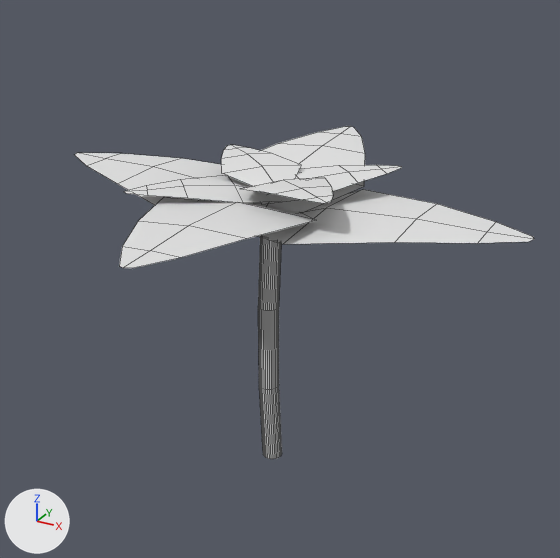
The FBX model Models/Plants/Stage3Indica.fbx: old version first, new version second.
One viewpoint serves both versions: a 50 mm lens placed at (0.134, -0.238, 0.202), pointed at (0.002, 0.001, 0.083). Lighting does not change. The marker at lower left points along +X, +Y and +Z. The older version comes first. Mesh edges are drawn as thin lines. Materials are left out; every surface is plain grey.

The first picture shows 'Stage3Indica'.
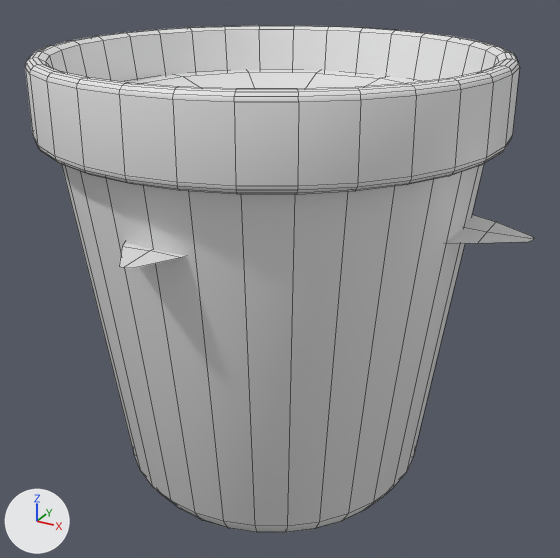
Edits to the bpy script that builds the scene:
```text
Change me_cylinder_005:
    used by ob_stage3indica; location = (0.0, 0.0, 0.0)
    remove me_cylinder_005.from_pydata(...)  # 248 vertices, 162 faces; spans x -0.093..0.093, y -0.086..0.086, z 0.0..0.126
    add me_cylinder_005.from_pydata(...)  # 802 vertices, 673 faces; spans x -0.093..0.093, y -0.086..0.086, z 0.0..0.168
    me_cylinder_005 part 1: a new loose piece of 512 vertices spanning x -0.081..0.081, y -0.081..0.081, z 0.005..0.168
    me_cylinder_005 part 2: a new loose piece of 42 vertices spanning x -0.074..0.074, y -0.072..0.072, z 0.143..0.15
```

Changed parts and their boxes (x1, y1, x2, y2) in the pictures (560 x 558 px):
'Stage3Indica', reshaped (11% wider, 52% taller): before (75, 126, 534, 459); after (25, 25, 534, 532)
part 1 of me_cylinder_005, added: after (25, 25, 520, 532)
part 2 of me_cylinder_005, added: after (126, 70, 422, 89)
